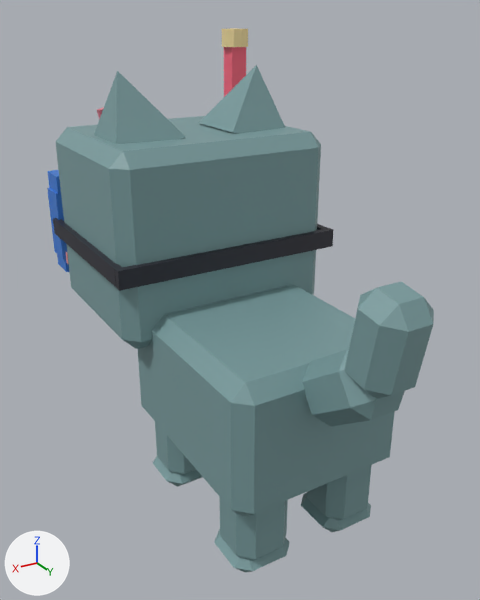
Before and after pictures for a commit that changed the FBX model assets/cat-cafe/exports/CatCafe_Cat_Glimmer.fbx.
One viewpoint serves both versions: a 50 mm lens placed at (0.0136, 0.0222, 0.0207), pointed at (0.0, -0.0005, 0.0093). The axes (+X, +Y, +Z) are drawn at lower left. The lights are the same throughout. The first picture is the older version. Where no turn or scale is listed for an object, it has been applied to the vertices.

The first picture shows 'CatCafe_Cat_Glimmer_Body', 'CatCafe_Cat_Glimmer_EarL', 'CatCafe_Cat_Glimmer_EarR', 'CatCafe_Cat_Glimmer_Head', 'CatCafe_Cat_Glimmer_LegB1', 'CatCafe_Cat_Glimmer_LegB2', 'CatCafe_Cat_Glimmer_LegF1', 'CatCafe_Cat_Glimmer_Prop', 'CatCafe_Cat_Glimmer_Tail'.
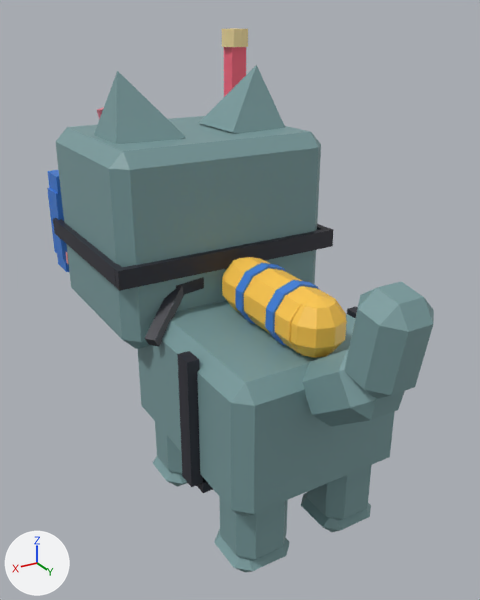
Changed parts and their boxes (x1, y1, x2, y2) in the pictures (480 x 600 px):
'CatCafe_Cat_Glimmer_Prop2', added
    after: (144, 257, 358, 493)

The change, as a diff of the scene's bpy script:
```diff
--- a/assets/cat-cafe/exports/CatCafe_Cat_Glimmer.fbx.py
+++ b/assets/cat-cafe/exports/CatCafe_Cat_Glimmer.fbx.py
@@ me_catcafe_cat_glimmer_prop2 @@
+me_catcafe_cat_glimmer_prop2.from_pydata(...)  # 208 vertices, 186 faces; spans x -0.0043..0.00459, y -0.002..0.00594, z 0.0029..0.01153
+me_catcafe_cat_glimmer_prop2.materials.append(mat_catcafe_palette)
@@ ob_catcafe_cat_glimmer_prop2 @@
+ob_catcafe_cat_glimmer_prop2 = bpy.data.objects.new('CatCafe_Cat_Glimmer_Prop2', me_catcafe_cat_glimmer_prop2)
+ob_catcafe_cat_glimmer_prop2.location = (0.0, 0.0, 0.0)
```
